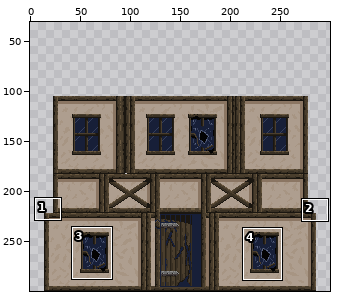
A sprite sheet gets an edit: raid/Assets/Art/Backroung Sprites/Houses/House_Panel_2.png. The first picture is a wide view before the edit; the outline marks the close-up.
Close-up. First the earlier version:
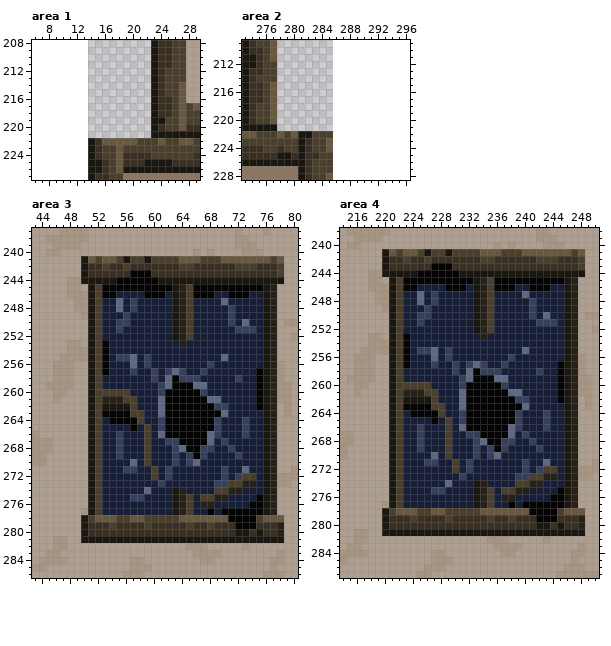
The file is 272x195 pixels. Pixels under 10% opacity are left out. Colours within 5 levels of each other are drawn and written as one. Shown: area 1: x 6..29, y 208..227; area 2: x 273..296, y 209..228; area 3: x 43..80, y 237..286; area 4: x 214..250, y 238..287. The old version is drawn lined up with the new one, on the new canvas. The wide view leaves out empty margins. The commit also changed other parts of the picture, which this record leaves out.
The result:
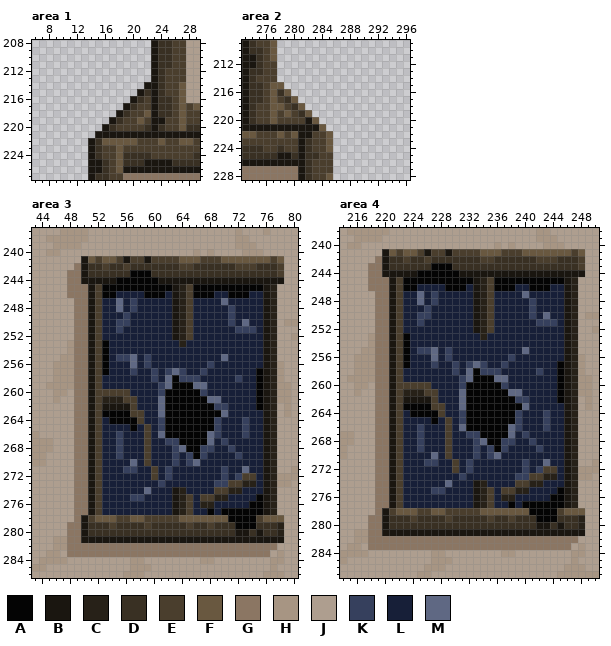
Palette (. is transparent): A #040404  B #1a1610  C #272118  D #393023  E #4a3e2d  F #695840  G #8b7663  H #a79583  J #ae9e8f  K #36405d  L #171f38  M #5f6883
Difference:
canvas 272x195 -> 300x300, the old top-left corner now at 14,105
Area 1:
y 214: x 22 . -> B
y 215: x 21..22 .. -> BD
y 216: x 20..22 ... -> BDE
y 217: x 19..22 .... -> BDEE
y 218: x 18..22 ..... -> BDEEF
y 219: x 17..22 ...... -> BDEEFE
y 220: x 16..22 ....... -> BDEEEED
y 221: x 15..22 ........ -> BBBBBBBB
Area 2:
y 215: x 278 . -> F
y 216: x 278..279 .. -> DF
y 217: x 278..280 ... -> EDF
y 218: x 278..281 .... -> FEDF
y 219: x 278..282 ..... -> EFEDF
y 220: x 278..283 ...... -> EEEEBF
y 221: x 278..284 ....... -> BBBBBBF
y 222: x 285 E -> F
Area 3:
y 242: x 49 J -> G
y 243: x 48..49 JJ -> GG
y 244: x 48..49 HH -> GG
y 245: x 48..50 HHJ -> GGG
y 246: x 48..50 HHH -> GGG
y 247..248: x 49..50 HH -> GG
y 249: x 49..50 JH -> GG
y 250..252: x 49..50 JJ -> GG
y 253: x 49..50 HJ -> GG
y 254..255: x 49..50 HH -> GG
y 256..276: x 49..50 JJ -> GG
y 277: x 49..50 JH -> GG
y 278: x 49 J -> G
y 279..281: x 48..49 JJ -> GG
y 282: x 48..77 JJJJJJJJJJJJJJJJJHHHJJJJJHJJJJ -> GGGGGGGGGGGGGGGGGGGGGGGGGGGGGG
y 283: x 48..76 JJJJJJJJJJJJJJJJJJHHHHJJJJJJJ -> GGGGGGGGGGGGGGGGGGGGGGGGGGGGG
Area 4:
y 242: x 219 J -> G
y 243: x 218..219 JJ -> GG
y 244: x 218..219 HH -> GG
y 245: x 218..220 HHJ -> GGG
y 246: x 218..220 HHH -> GGG
y 247..248: x 219..220 HH -> GG
y 249: x 219..220 JH -> GG
y 250..252: x 219..220 JJ -> GG
y 253: x 219..220 HJ -> GG
y 254..255: x 219..220 HH -> GG
y 256..276: x 219..220 JJ -> GG
y 277: x 219..220 JH -> GG
y 278: x 219 J -> G
y 279..281: x 218..219 JJ -> GG
y 282: x 218..247 JJJJJJJJJJJJJJJJJHHHJJJJJHJJJJ -> GGGGGGGGGGGGGGGGGGGGGGGGGGGGGG
y 283: x 218..246 JJJJJJJJJJJJJJJJJJHHHHJJJJJJJ -> GGGGGGGGGGGGGGGGGGGGGGGGGGGGG
